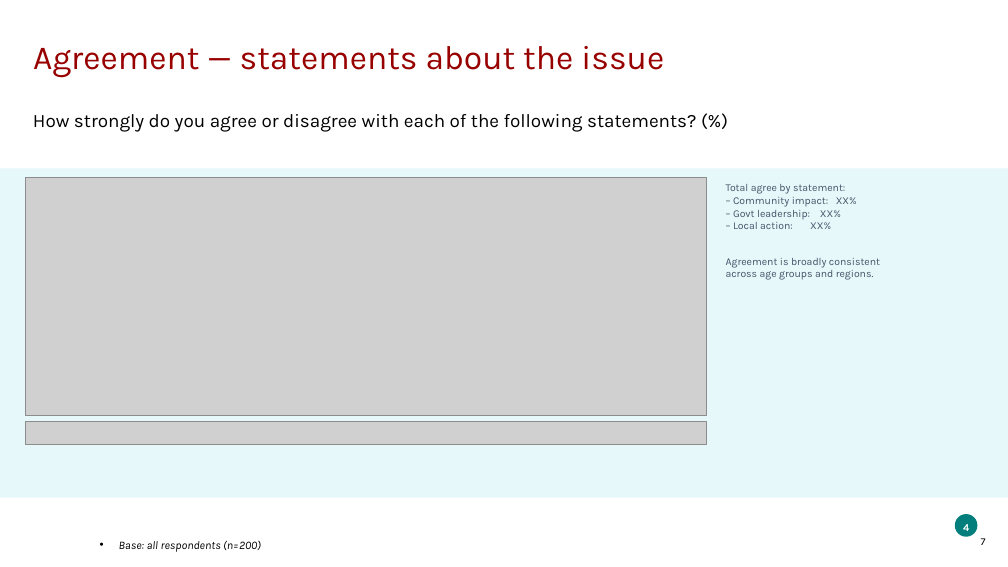
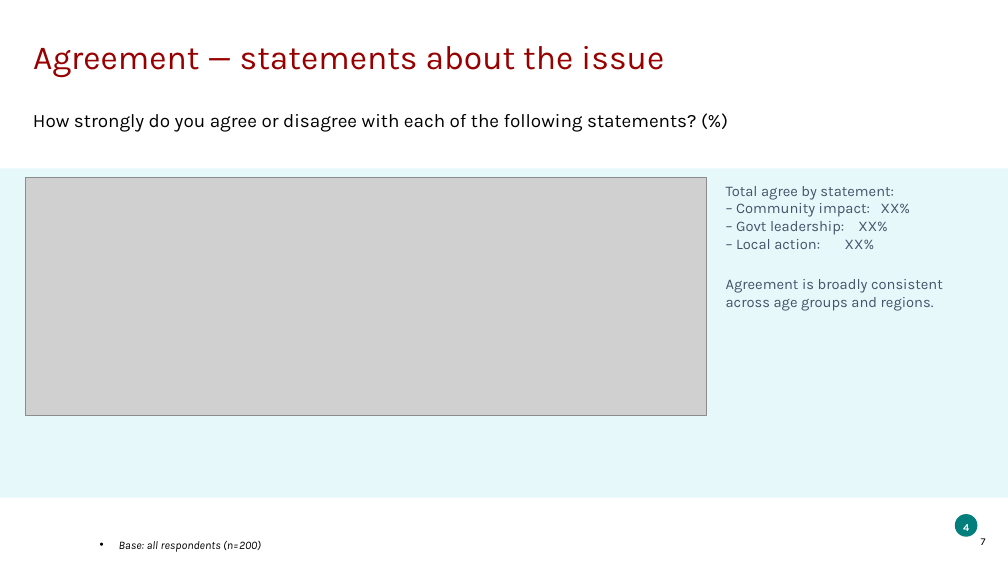
Before and after one commit to ThomasB4242/Test-1, a slide deck: slide 7 of sample_data/output.pptx. Drawn at 1008x567 pixels with LibreOffice and Linux fonts; fonts in the diff are those of the drawing; grey boxes stand for pictures; background and template pictures are left out. Boxes give left, top, right and bottom in pixels: in the first picture for what was removed or moved away, otherwise in the second. Text is boxed around its words. In the diff, an @@ line names an element or a change of style, - is before the commit and + after.

```diff
--- a/sample_data/output.pptx
+++ b/sample_data/output.pptx
@@ text "Total agree by statement:" at (726,186,943,311): size 10 to 14 pt @@
@@ picture removed at (26,422,706,445) @@
```
Also in this commit, not shown: 4 other slides changed, 1 slide added, 5 other files.
